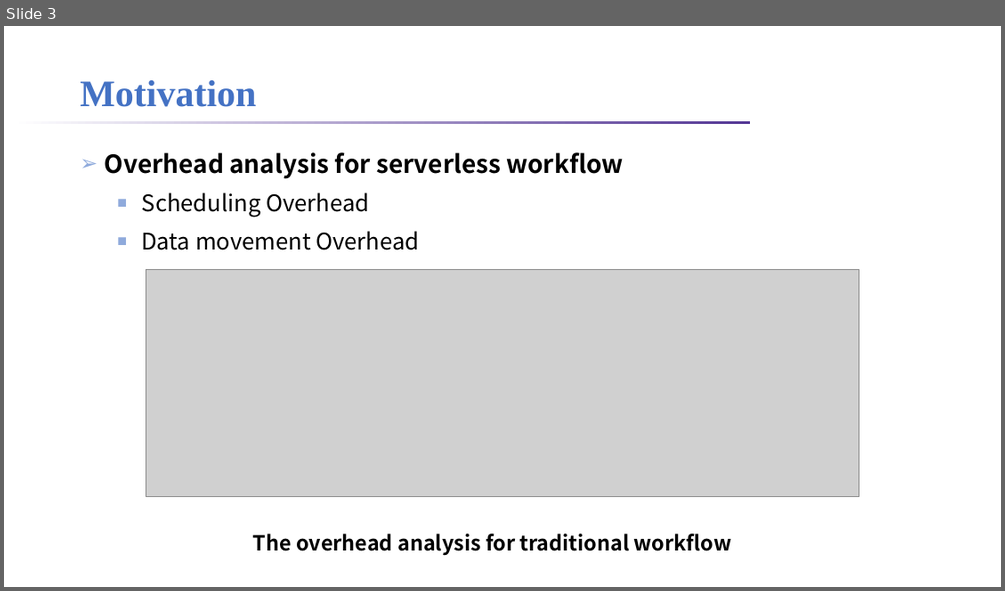
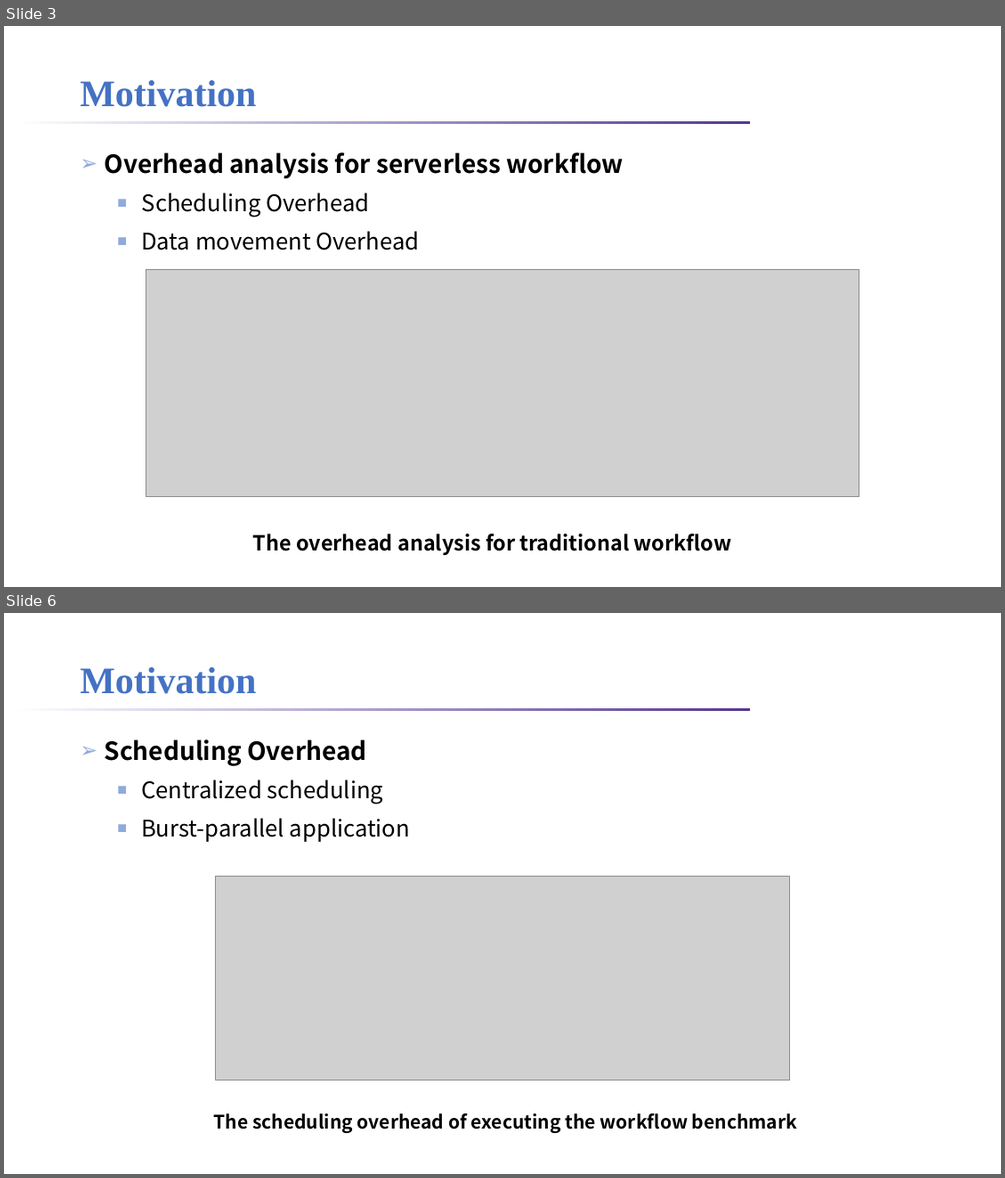
Before and after one commit to lt2000/ADSL, a slide deck: meeting/利用调度解决Serverless的IO时延问题.pptx. Shown one above the other, each under a label of ours: slide 3 before the commit, slides 3 and 6 after it; the slides between them are not shown. The pictures are 1005x591 and 1005x1178 pixels, drawn with LibreOffice and Linux fonts; fonts in the diff are those of the drawing; grey boxes stand for pictures; background and template pictures are left out. Boxes give left, top, right and bottom in pixels: in the first picture for what was removed or moved away, otherwise in the second. Text is boxed around its words. In the diff, an @@ line names an element or a change of style, - is before the commit and + after.

```diff
--- a/meeting/利用调度解决Serverless的IO时延问题.pptx
+++ b/meeting/利用调度解决Serverless的IO时延问题.pptx
@@ slide 6 added at bbox=[4, 613, 1001, 1174], background #FFFFFF; not listed: 1 template element that a slide beside it also shows @@
@@ title added at bbox=[80, 667, 256, 694], 36 pt, text #4472C4, bold @@
+Motivation
@@ text added at bbox=[105, 739, 410, 842], 22 pt, text #000000 @@
+➢ Scheduling Overhead
+  ■ Centralized scheduling
+  ■ Burst-parallel application
@@ picture added at bbox=[216, 876, 790, 1080] @@
@@ text added at bbox=[214, 1113, 797, 1133], 18 pt, text #000000, bold @@
+The scheduling overhead of executing the workflow benchmark
```
Also in this commit, not shown: 3 slides changed, 6 other slides added, 1 slide removed, 2 other files.
